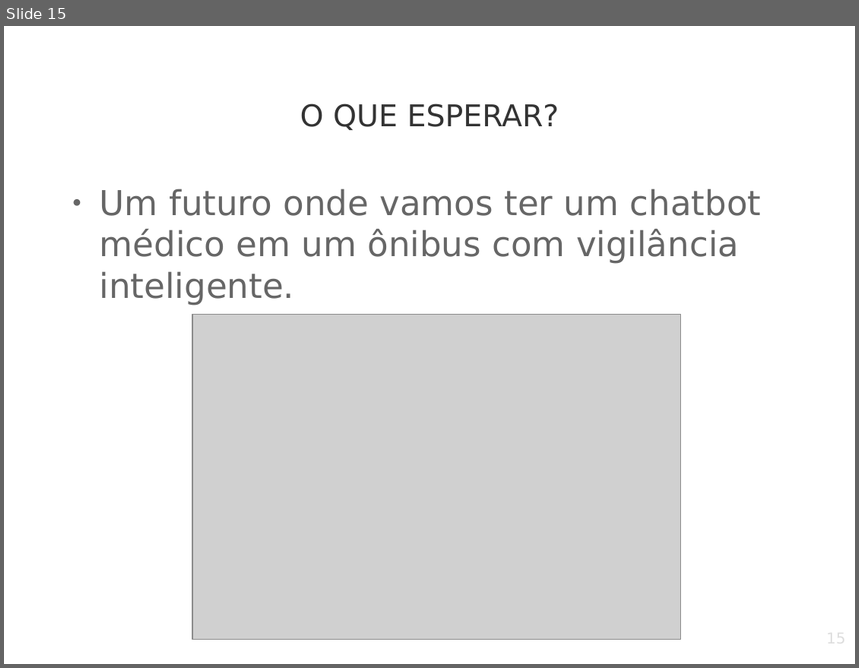
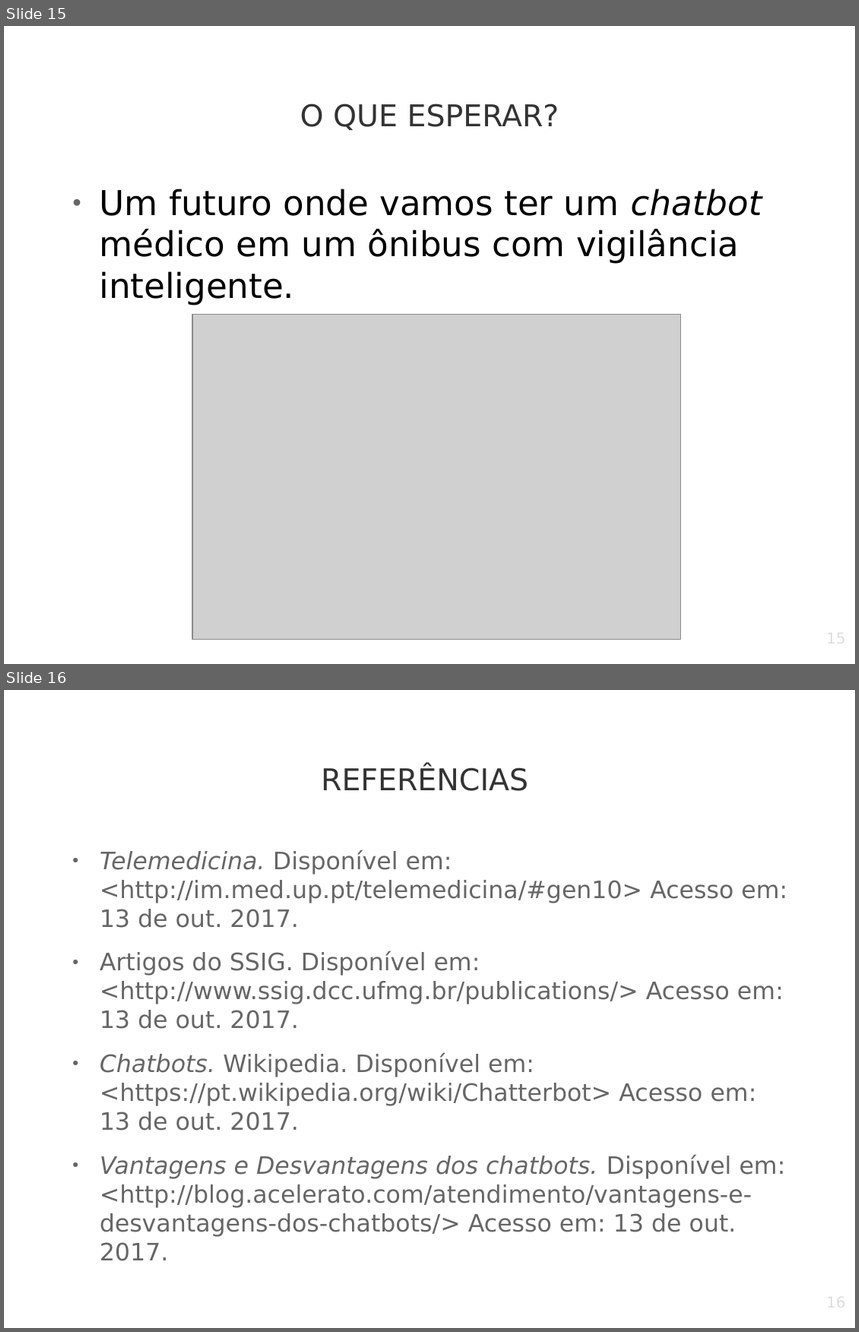
Before and after one commit to marcosnonato/Clang, a slide deck: Tendencias Tecnologicas.odp. Shown one above the other, each under a label of ours: slide 15 before the commit, slides 15 and 16 after it. The pictures are 859x668 and 859x1332 pixels, drawn with LibreOffice and Linux fonts; fonts in the diff are those of the drawing; grey boxes stand for pictures; background and template pictures are left out. Boxes give left, top, right and bottom in pixels: in the first picture for what was removed or moved away, otherwise in the second. Text is boxed around its words. In the diff, an @@ line names an element or a change of style, - is before the commit and + after.

```diff
--- a/Tendencias Tecnologicas.odp
+++ b/Tendencias Tecnologicas.odp
@@ slide 16 added at (4, 690, 855, 1328), background picture (left out) @@
@@ title added at (321, 765, 528, 791), 28 pt, text #333333 @@
+REFERÊNCIAS
@@ text added at (100, 850, 788, 1237), 22.4 pt, text #666666 @@
+● Telemedicina. Disponível em: <http://im.med.up.pt/telemedicina/#gen10> Acesso em: 13 de out. 2017.
+● Artigos do SSIG. Disponível em: <http://www.ssig.dcc.ufmg.br/publications/> Acesso em: 13 de out. 2017.
+● Chatbots. Wikipedia. Disponível em: <https://pt.wikipedia.org/wiki/Chatterbot> Acesso em: 13 de out. 2017.
+● Vantagens e Desvantagens dos chatbots. Disponível em: <http://blog.acelerato.com/atendimento/vantagens-e-desvantagens-dos-chatbots/> Acesso em: 13 de out. 2017.
@@ page number added at (648, 1294, 847, 1328), 14 pt, text #DDDDDD @@
+16
@@ slide 15 changed as well @@
@@ text "Um futuro onde vamos ter ..." at (100, 189, 762, 306): text colour #666666 to #000000; italic on in "chatbot" @@
```
Also in this commit, not shown: 13 other slides changed.
